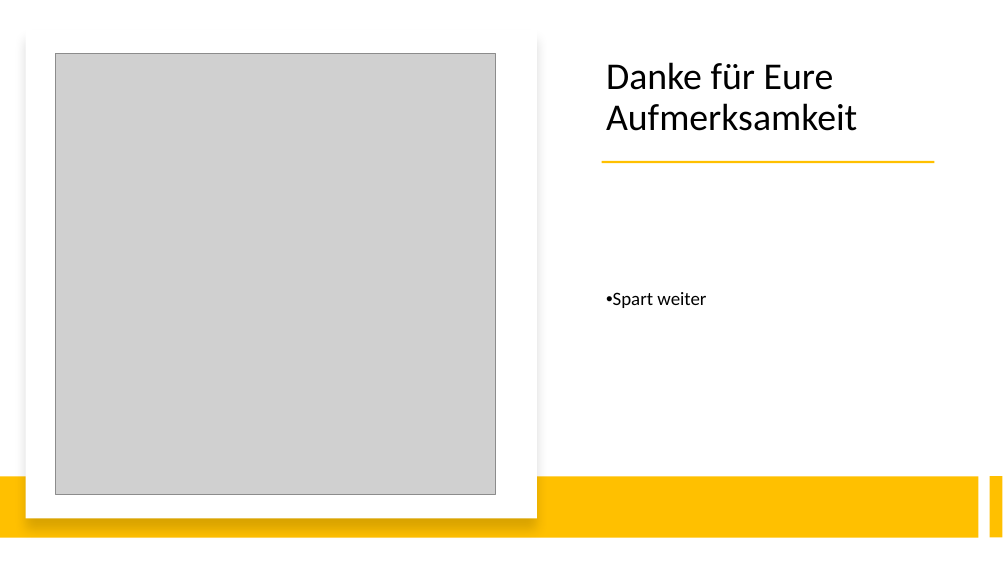
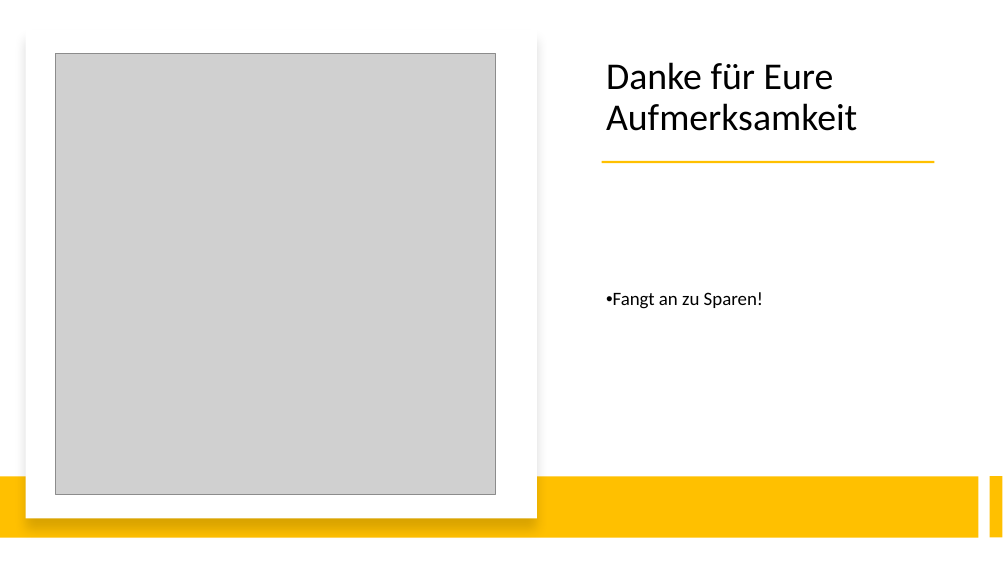
Before and after one commit to Appli4Ever/SaveUp, a slide deck: slide 10 of docs/Präsentation.pptx. Drawn at 1008x567 pixels with LibreOffice and Linux fonts; fonts in the diff are those of the drawing; grey boxes stand for pictures. Boxes give left, top, right and bottom in pixels: in the first picture for what was removed or moved away, otherwise in the second. Text is boxed around its words. In the diff, an @@ line names an element or a change of style, - is before the commit and + after.

```diff
--- a/docs/Präsentation.pptx
+++ b/docs/Präsentation.pptx
@@ text at [613,292,763,309]: text changed @@
-• Spart weiter
+• Fangt an zu Sparen!
```
Also in this commit, not shown: 2 other slides changed, 1 other file.
